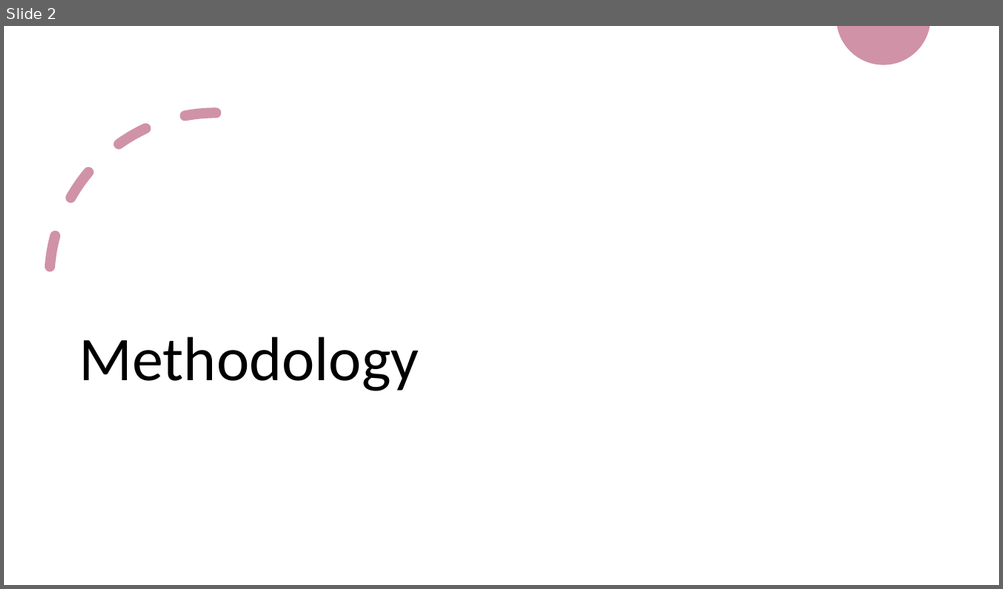
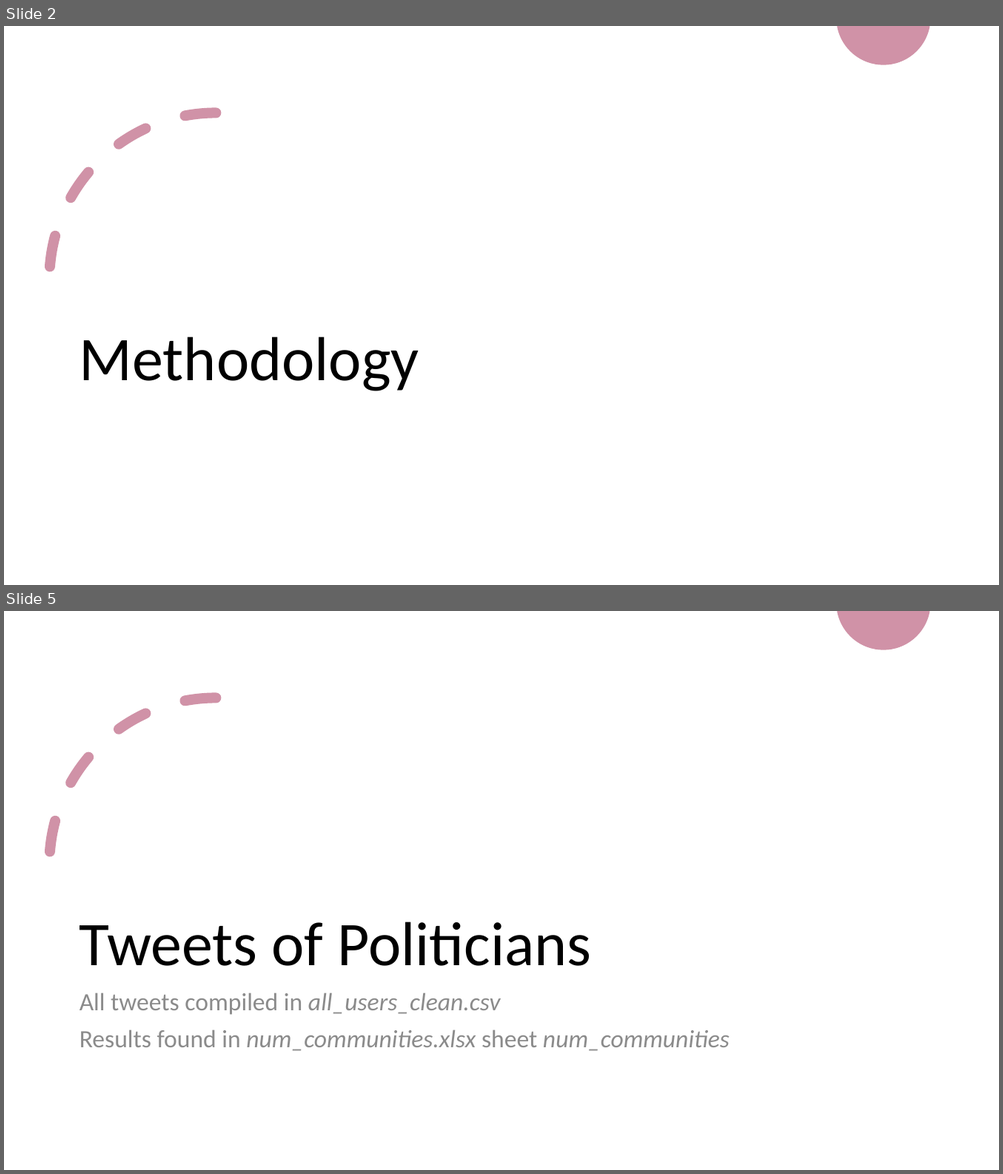
Before and after one commit to anazareth/tweet-proj, a slide deck: meta/Summary.pptx. Shown one above the other, each under a label of ours: slide 2 before the commit, slides 2 and 5 after it; the slides between them are not shown. The pictures are 1003x589 and 1003x1174 pixels, drawn with LibreOffice and Linux fonts; fonts in the diff are those of the drawing. Boxes give left, top, right and bottom in pixels: in the first picture for what was removed or moved away, otherwise in the second. Text is boxed around its words. In the diff, an @@ line names an element or a change of style, - is before the commit and + after.

```diff
--- a/meta/Summary.pptx
+++ b/meta/Summary.pptx
@@ slide 5 added at <box>4,611,999,1170</box>, background #FFFFFF; not listed: 2 template elements that a slide beside it also shows @@
@@ title added at <box>79,922,591,966</box>, 60 pt, text #000000 @@
+Tweets of Politicians
@@ text added at <box>79,993,729,1051</box>, 24 pt, text #8C8C8C, italic @@
+All tweets compiled in all_users_clean.csv
+Results found in num_communities.xlsx sheet num_communities
```
Also in this commit, not shown: 2 slides changed, 11 other slides added, 2 slides removed, 4 other files.
